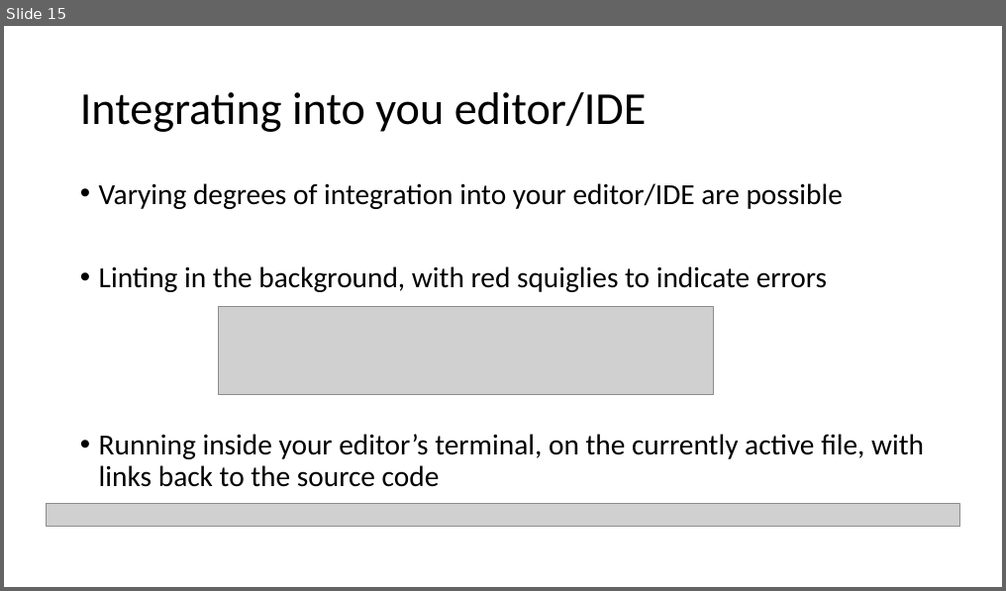
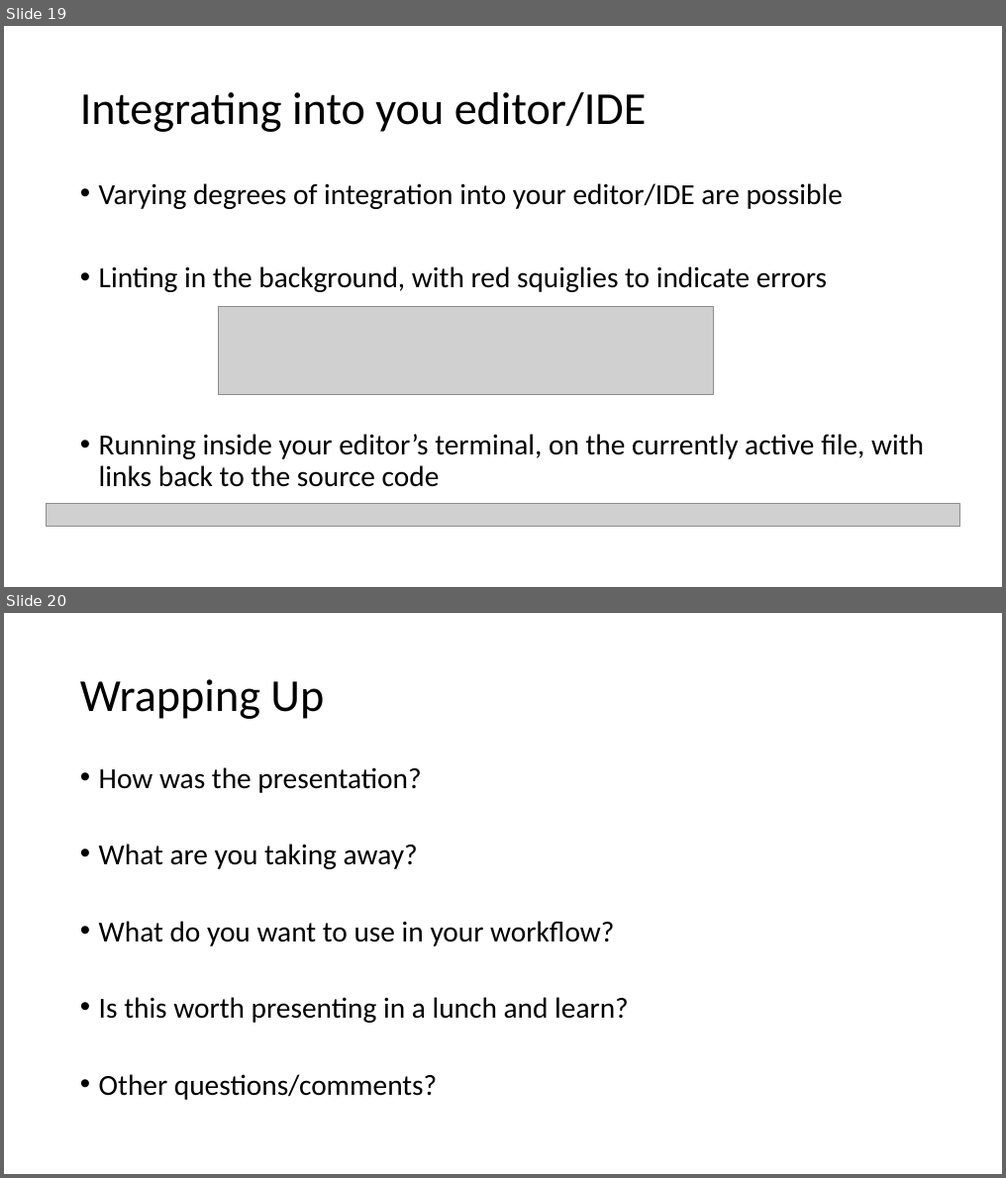
Before and after one commit to wbkdef/hettinger_mypy_linting_presentation, a slide deck: 2019-02-20_hettinger_mypy_and_type_hinting.pptx. Shown one above the other, each under a label of ours: slide 15 before the commit, slides 19 and 20 after it. The pictures are 1006x591 and 1006x1178 pixels, drawn with LibreOffice and Linux fonts; fonts in the diff are those of the drawing; grey boxes stand for pictures. Boxes give left, top, right and bottom in pixels: in the first picture for what was removed or moved away, otherwise in the second. Text is boxed around its words. In the diff, an @@ line names an element or a change of style, - is before the commit and + after.

```diff
--- a/2019-02-20_hettinger_mypy_and_type_hinting.pptx
+++ b/2019-02-20_hettinger_mypy_and_type_hinting.pptx
@@ slide 20 added at <box>4,613,1002,1174</box>, background #FFFFFF @@
@@ title added at <box>80,679,324,719</box>, 44 pt, text #000000 @@
+Wrapping Up
@@ text added at <box>99,767,629,1100</box>, 28 pt, text #000000 @@
+• How was the presentation?
+• What are you taking away?
+• What do you want to use in your workflow?
+• Is this worth presenting in a lunch and learn?
+• Other questions/comments?
@@ what was slide 15 is now slide 19 @@
```
Also in this commit, not shown: 2 slides changed, 4 other slides added, 1 other file.
